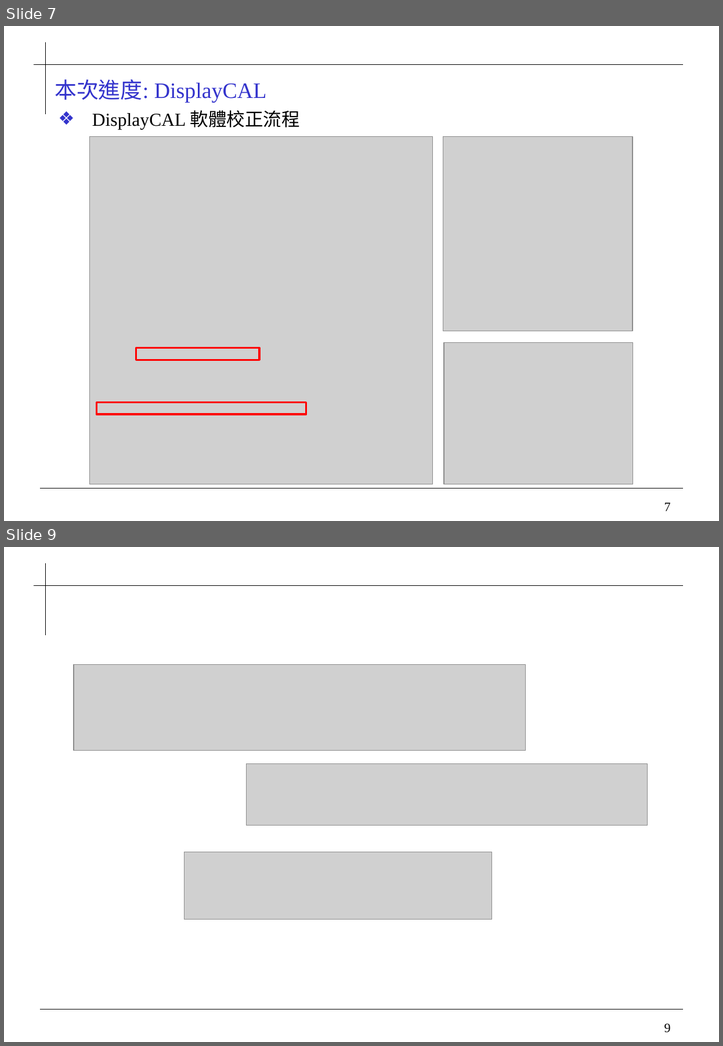
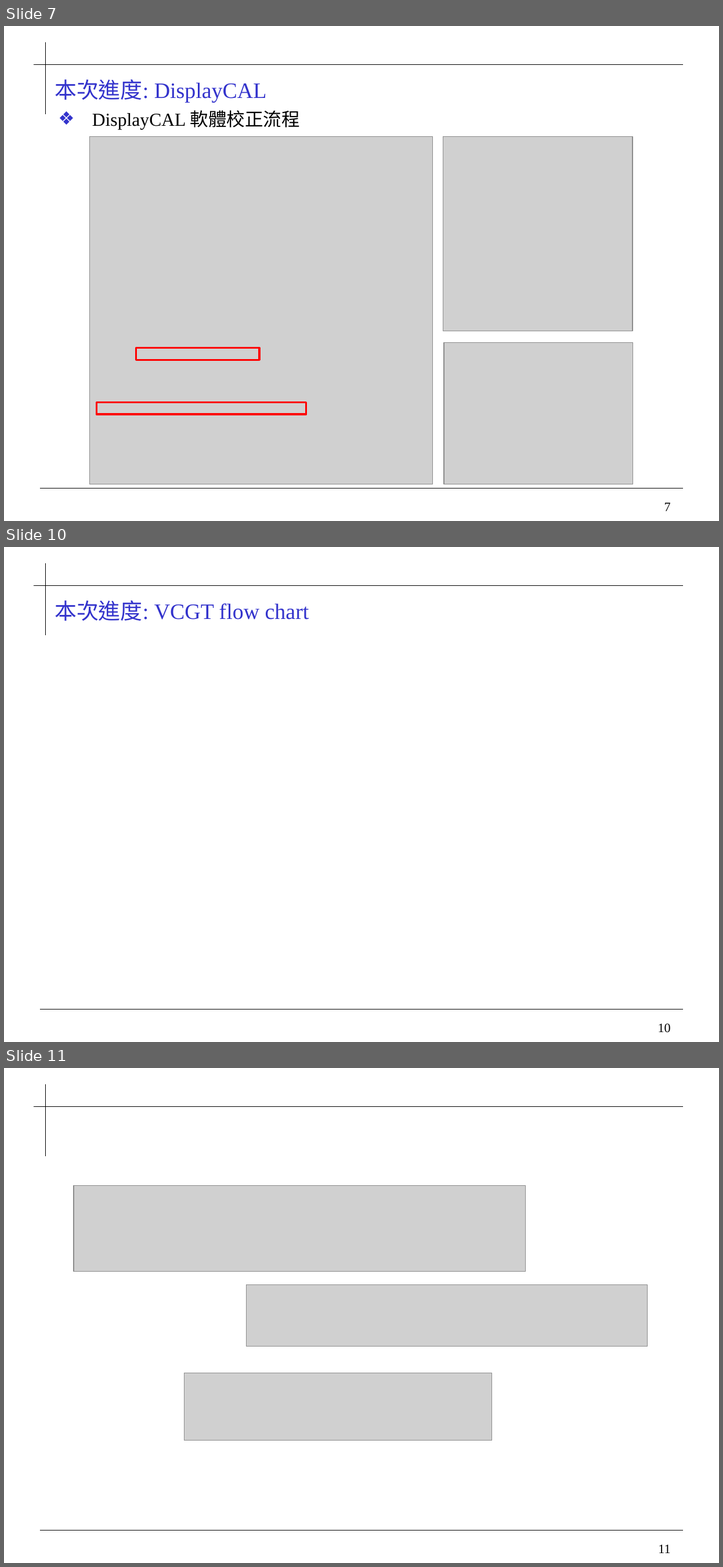
Before and after one commit to 0ilasis0/home, a slide deck: Onyx_進度報告_1006.pptx. Shown one above the other, each under a label of ours: slides 7 and 9 before the commit, slides 7, 10 and 11 after it; the slides between them are not shown. The pictures are 723x1046 and 723x1567 pixels, drawn with LibreOffice and Linux fonts; fonts in the diff are those of the drawing; grey boxes stand for pictures; background and template pictures are left out. Boxes give left, top, right and bottom in pixels: in the first picture for what was removed or moved away, otherwise in the second. Text is boxed around its words. In the diff, an @@ line names an element or a change of style, - is before the commit and + after.

```diff
--- a/Onyx_進度報告_1006.pptx
+++ b/Onyx_進度報告_1006.pptx
@@ slide 10 added at box(4, 547, 719, 1042), background #FFFFFF; not listed: 4 template elements that a slide beside it also shows @@
@@ title added at box(54, 600, 309, 621), 24 pt, text #3333CC @@
+本次進度: VCGT flow chart
@@ what was slide 9 is now slide 11 @@
@@ page number at box(658, 1544, 670, 1553): text changed @@
-9
+11
```
Also in this commit, not shown: 1 slide changed, 1 other slide added, 1 other file.
